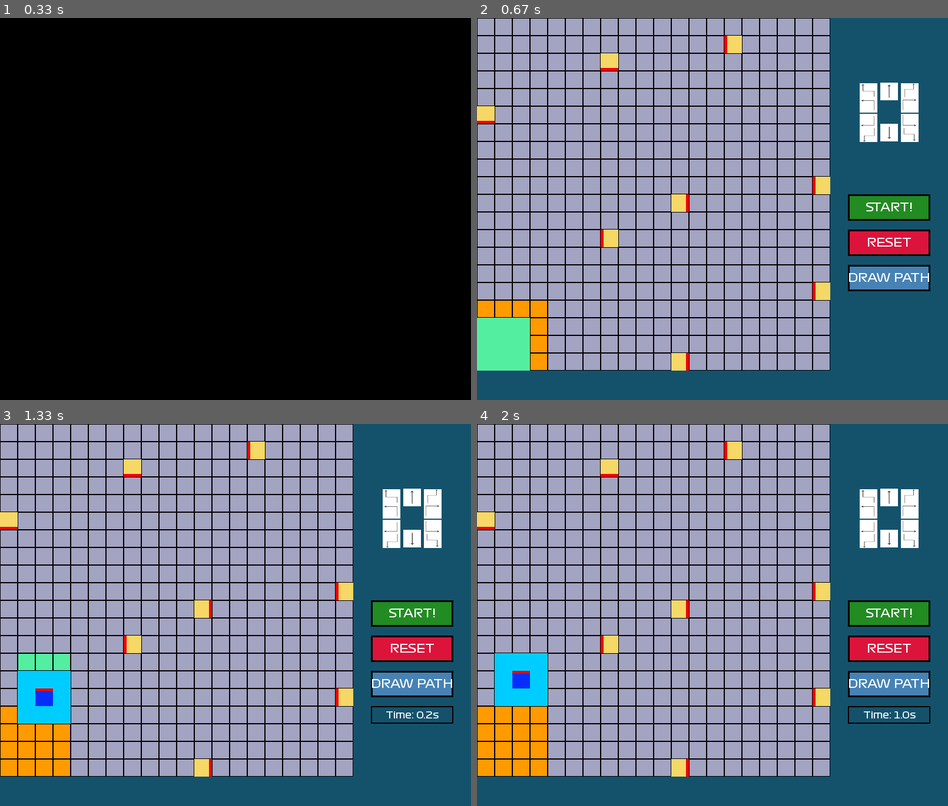
Above: before the commit, frames 1-4 (two rows, left to right).
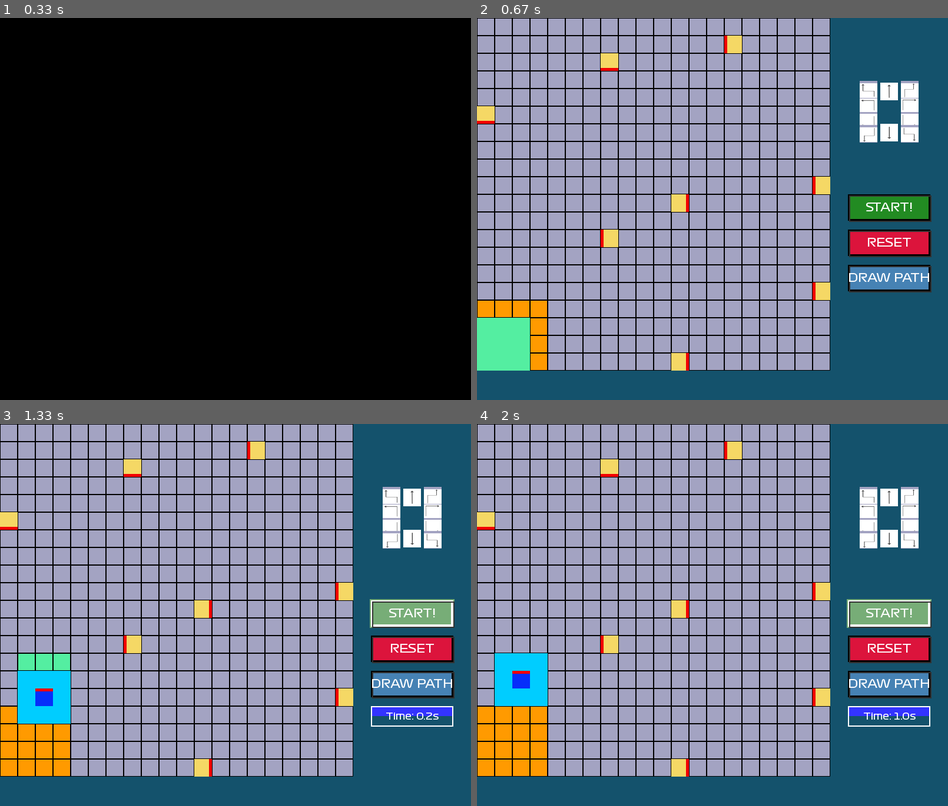
Above: after the commit, the same moments.

Repository: SC2079-MDP-Group-31/MDP-Algo
Game: pygame game, started from main.py
The game is run twice, just before and just after one commit, with the same random seed, the same clock (stepped at 60 frames per second) and the same inputs.
Inputs:
- Up to frame 1 (0.33 s): no input
- Up to frame 2 (0.67 s): tap E at 0.33 s
- Up to frame 3 (1.33 s): click "START!" at 0.85 s
- Up to frame 4 (2 s): no input

Frame 1 is identical in both runs. In frame 2, 0.6% of the frame differs, in the area x 79-97%, y 16-72%; in frame 3, 2.3%, in the area x 78-97%, y 16-80%; in frame 4, 2.3%.

Commit message:
Hover Effect

Diff:
--- a/simulation.py
+++ b/simulation.py
@@ -3,6 +3,7 @@
 import sys
 import time
 from copy import deepcopy
+import math
 
 import pygame
 import pygame.freetype
@@ -28,8 +29,14 @@
 
         # Add state management for buttons
         self.is_executing = False  # Prevent multiple START clicks
-        self.last_click_time = 0   # Prevent rapid clicking
-        self.click_delay = 500     # Minimum delay between clicks (ms)
+        self.last_click_time = 0  # Prevent rapid clicking
+        self.click_delay = 500  # Minimum delay between clicks (ms)
+
+        # Hover effect state management
+        self.hovered_button = None
+        self.hovered_movement = None
+        self.hover_animation_time = 0
+        self.last_mouse_pos = (0, 0)
 
         pygame.mouse.set_visible(True)
         pygame.display.set_caption("MDP 34 GRAND PRIX SIMULATOR")
@@ -165,21 +172,76 @@
                 rect = pygame.Rect(y, x, cell_size, cell_size)
                 pygame.draw.rect(self.screen, constants.BLACK, rect, 1)
 
-    def drawButtons(self, xpos, ypos, bgcolor, text, textColor, length, width):
-        """Draw a button with text"""
+    def _get_hover_color(self, base_color, hover_intensity=0.3):
+        """Generate a lighter version of a color for hover effects"""
+        return tuple(min(255, int(c + (255 - c) * hover_intensity)) for c in base_color)
+
+    def _get_glow_effect(self, rect, color, intensity=20):
+        """Create a glowing border effect around a rectangle"""
+        for i in range(3):
+            glow_rect = pygame.Rect(rect.x - i, rect.y - i, rect.width + 2 * i, rect.height + 2 * i)
+            glow_color = (*color, max(50 - i * 15, 10))
+            pygame.draw.rect(self.screen, color, glow_rect, 2)
+
+    def drawButtons(self, xpos, ypos, bgcolor, text, textColor, length, width, is_hovered=False, is_disabled=False):
+        """Draw a button with text and hover effects"""
+        # Determine button colors based on state
+        if is_disabled:
+            bg_color = (100, 100, 100)
+            text_color = (150, 150, 150)
+            border_color = (80, 80, 80)
+        elif is_hovered:
+            bg_color = self._get_hover_color(bgcolor, 0.4)
+            text_color = textColor
+            border_color = constants.WHITE
+        else:
+            bg_color = bgcolor
+            text_color = textColor
+            border_color = constants.BLACK
+
+        # Create button rectangle
         button_rect = pygame.Rect(xpos, ypos, length, width)
-        pygame.draw.rect(self.screen, bgcolor, button_rect)
-
-        text_surface = self.font.render(text, True, textColor)
-        text_rect = text_surface.get_rect(
-            center=(button_rect.x + length // 2, button_rect.y + width // 2)
-        )
+
+        # Add glow effect for hovered buttons
+        if is_hovered and not is_disabled:
+            self._get_glow_effect(button_rect, bg_color)
+
+        # Draw main button
+        pygame.draw.rect(self.screen, bg_color, button_rect)
+
+        # Draw border with appropriate thickness
+        border_width = 4 if is_hovered else 3
+        pygame.draw.rect(self.screen, border_color, button_rect, border_width)
+
+        # Add subtle shadow effect
+        if not is_disabled:
+            shadow_rect = pygame.Rect(xpos + 2, ypos + 2, length, width)
+            pygame.draw.rect(self.screen, (50, 50, 50), shadow_rect, 2)
+
+        # Draw text
+        text_surface = self.font.render(text, True, text_color)
+        text_rect = text_surface.get_rect(center=(xpos + length // 2, ypos + width // 2))
         self.screen.blit(text_surface, text_rect)
 
-    def drawImage(self, image, xpos, ypos, bgcolor, length, width):
-        """Draw an image centered in a rectangle"""
-        rect = image.get_rect()
-        rect.center = (xpos + length // 2, ypos + width // 2)
+    def drawImage(self, image, xpos, ypos, bgcolor, length, width, is_hovered=False):
+        """Draw an image centered in a rectangle with hover effects"""
+        # Create background rectangle
+        bg_rect = pygame.Rect(xpos, ypos, length, width)
+
+        # Apply hover effects
+        if is_hovered:
+            hover_color = self._get_hover_color(bgcolor, 0.3)
+            pygame.draw.rect(self.screen, hover_color, bg_rect)
+            pygame.draw.rect(self.screen, constants.WHITE, bg_rect, 3)
+            # Add a subtle scale effect by adjusting image position
+            scale_offset = 2
+            rect = image.get_rect()
+            rect.center = (xpos + length // 2 - scale_offset, ypos + width // 2 - scale_offset)
+        else:
+            pygame.draw.rect(self.screen, bgcolor, bg_rect)
+            rect = image.get_rect()
+            rect.center = (xpos + length // 2, ypos + width // 2)
+
         self.screen.blit(image, rect)
 
     def _drawObstacleDirection(self, x, y, direction, color, size):
@@ -196,8 +258,51 @@
             self.screen.fill(color, rect)
             pygame.draw.rect(self.screen, color, rect, 5)
 
+    def _check_button_hover(self, mouse_x, mouse_y):
+        """Check which button is being hovered over"""
+        button_width = 140
+        button_height = 45
+        button_x = 630
+        button_spacing = 60
+
+        # Check main control buttons
+        buttons = [
+            ("start", button_x, 300),
+            ("reset", button_x, 300 + button_spacing),
+            ("draw_path", button_x, 300 + button_spacing * 2)
+        ]
+
+        for button_name, x, y in buttons:
+            if (x <= mouse_x <= x + button_width and y <= mouse_y <= y + button_height):
+                return button_name
+
+        return None
+
+    def _check_movement_hover(self, mouse_x, mouse_y):
+        """Check which movement control is being hovered over"""
+        movement_buttons = [
+            ("forward", 685, 110),
+            ("backward", 685, 180),
+            ("turn_right", 720, 132.5),
+            ("turn_left", 650, 132.5),
+            ("reverse_right", 720, 160),
+            ("reverse_left", 650, 160),
+            ("northeast", 720, 107.5),
+            ("northwest", 650, 107.5),
+            ("southeast", 720, 182.5),
+            ("southwest", 650, 182.5)
+        ]
+
+        button_size = constants.GRID_CELL_LENGTH * constants.SCALING_FACTOR
+
+        for button_name, x, y in movement_buttons:
+            if (x <= mouse_x <= x + button_size and y <= mouse_y <= y + button_size):
+                return button_name
+
+        return None
+
     def drawObstaclesButton(self, obstacles, color):
-        """Draw obstacles and control images"""
+        """Draw obstacles and control images with hover effects"""
         size = constants.GRID_CELL_LENGTH * constants.SCALING_FACTOR
 
         # Draw obstacles
@@ -209,26 +314,32 @@
             self.selectObstacles(x, y, size, constants.GOLD)
             self._drawObstacleDirection(x, y, direction, color, size)
 
-        # Draw control images
+        # Draw control images with hover effects
         control_images = [
-            ("images/MoveForward.png", 685, 110),
-            ("images/MoveBackward.png", 685, 180),
-            ("images/TurnForwardRight.png", 720, 132.5),
-            ("images/TurnForwardLeft.png", 650, 132.5),
-            ("images/TurnReverseRight.png", 720, 160),
-            ("images/TurnReverseLeft.png", 650, 160),
-            ("images/slantForwardRight.png", 720, 107.5),
-            ("images/slantForwardLeft.png", 650, 107.5),
-            ("images/slantBackwardsRight.png", 720, 182.5),
-            ("images/slantBackwardsLeft.png", 650, 182.5)
+            ("images/MoveForward.png", 685, 110, "forward"),
+            ("images/MoveBackward.png", 685, 180, "backward"),
+            ("images/TurnForwardRight.png", 720, 132.5, "turn_right"),
+            ("images/TurnForwardLeft.png", 650, 132.5, "turn_left"),
+            ("images/TurnReverseRight.png", 720, 160, "reverse_right"),
+            ("images/TurnReverseLeft.png", 650, 160, "reverse_left"),
+            ("images/slantForwardRight.png", 720, 107.5, "northeast"),
+            ("images/slantForwardLeft.png", 650, 107.5, "northwest"),
+            ("images/slantBackwardsRight.png", 720, 182.5, "southeast"),
+            ("images/slantBackwardsLeft.png", 650, 182.5, "southwest")
         ]
 
-        for image_path, x_pos, y_pos in control_images:
+        for image_path, x_pos, y_pos, button_name in control_images:
             try:
                 img = pygame.image.load(image_path).convert()
-                self.drawImage(img, x_pos, y_pos, constants.GREY, size, size)
+                is_hovered = (self.hovered_movement == button_name)
+                self.drawImage(img, x_pos, y_pos, constants.GREY, size, size, is_hovered)
             except pygame.error:
-                pass  # Skip if image not found
+                # Draw a placeholder rectangle if image not found
+                is_hovered = (self.hovered_movement == button_name)
+                bg_color = constants.LIGHT_BLUE if is_hovered else constants.GREY
+                rect = pygame.Rect(x_pos, y_pos, size, size)
+                pygame.draw.rect(self.screen, bg_color, rect)
+                pygame.draw.rect(self.screen, constants.BLACK, rect, 2)
 
     def _checkBounds(self, new_x, new_y, gridSize, cellSize):
         """Check if new position is within grid bounds"""
@@ -424,34 +535,44 @@
                 break
 
     def draw(self, x, y):
-        """Draw all UI elements"""
+        """Draw all UI elements with hover effects"""
+        # Update hover states
+        self.hovered_button = self._check_button_hover(x, y)
+        self.hovered_movement = self._check_movement_hover(x, y)
+
+        # Update animation timer for subtle effects
+        self.hover_animation_time = pygame.time.get_ticks() / 1000.0
+
         # Improved button layout with better spacing and colors
-        button_width = 140  # Wider buttons
-        button_height = 45  # Taller buttons
-        button_x = 630     # Slightly left position
-        button_spacing = 60 # More space between buttons
+        button_width = 140
+        button_height = 45
+        button_x = 630
+        button_spacing = 60
 
         # Change START button color based on execution state
-        start_color = (34, 139, 34) if not self.is_executing else (100, 100, 100)  # Grey when executing
+        start_color = (34, 139, 34) if not self.is_executing else (100, 100, 100)
         start_text = "START!" if not self.is_executing else "RUNNING..."
-
+        start_disabled = self.is_executing
+
+        # Button specifications with hover states
         button_specs = [
-            (button_x, 300, start_color, start_text, constants.WHITE),
-            (button_x, 300 + button_spacing, (220, 20, 60), "RESET", constants.WHITE),  # Crimson red
-            (button_x, 300 + button_spacing * 2, (70, 130, 180), "DRAW PATH", constants.WHITE)  # Steel blue
+            ("start", button_x, 300, start_color, start_text, constants.WHITE, start_disabled),
+            ("reset", button_x, 300 + button_spacing, (220, 20, 60), "RESET", constants.WHITE, False),
+            ("draw_path", button_x, 300 + button_spacing * 2, (70, 130, 180), "DRAW PATH", constants.WHITE, False)
         ]
 
-        for x_pos, y_pos, bg_color, text, text_color in button_specs:
-            # Draw button with border
-            button_rect = pygame.Rect(x_pos, y_pos, button_width, button_height)
-            pygame.draw.rect(self.screen, bg_color, button_rect)
-            pygame.draw.rect(self.screen, constants.BLACK, button_rect, 3)  # Black border
-
-            # Draw text with better font
-            text_surface = self.font.render(text, True, text_color)
-            text_rect = text_surface.get_rect(center=button_rect.center)
-            self.screen.blit(text_surface, text_rect)
-
+        for button_name, x_pos, y_pos, bg_color, text, text_color, is_disabled in button_specs:
+            is_hovered = (self.hovered_button == button_name and not is_disabled)
+
+            # Add pulsing effect for START button when ready
+            if button_name == "start" and not is_disabled and is_hovered:
+                pulse = abs(math.sin(self.hover_animation_time * 3)) * 0.2 + 0.8
+                bg_color = tuple(int(c * pulse) for c in bg_color)
+
+            self.drawButtons(x_pos, y_pos, bg_color, text, text_color,
+                             button_width, button_height, is_hovered, is_disabled)
+
+        # Draw obstacles and movement controls with hover effects
         obstacles_to_draw = self.obstacles if self.obstacles else []
         self.drawObstaclesButton(obstacles_to_draw, constants.RED)
 
@@ -478,16 +599,21 @@
                 (y * constants.GRID_CELL_LENGTH * constants.SCALING_FACTOR) + half_cell
             ))
 
-        # Draw path lines
+        # Draw path lines with animated effect
         for i in range(1, len(path_points)):
             print(f"Drawing line from {path_points[i - 1]} to {path_points[i]}")
             self.updatingDisplay()
-            pygame.draw.lines(self.screen, constants.RED, True,
-                              [path_points[i - 1], path_points[i]], 3)
+
+            # Draw thicker line with glow effect
+            for thickness in range(5, 0, -1):
+                alpha = 255 - (5 - thickness) * 40
+                color = (*constants.RED, alpha)
+                pygame.draw.lines(self.screen, constants.RED, False,
+                                  [path_points[i - 1], path_points[i]], thickness)
             pygame.display.update()
 
     def updateTime(self, startTime, currentTime):
-        """Update the timer display"""
+        """Update the timer display with improved styling"""
         if not startTime:
             return
 
@@ -495,16 +621,20 @@
         timer_x = 630
         timer_y = 480
         timer_width = 140
-        timer_height = 30
+        timer_height = 35
 
         rect = pygame.Rect(timer_x, timer_y, timer_width, timer_height)
-        self.screen.fill(constants.DEEP_BLUE, rect)
-        pygame.draw.rect(self.screen, constants.BLACK, rect, 2)
+
+        # Add subtle gradient background
+        pygame.draw.rect(self.screen, constants.DEEP_BLUE, rect)
+        pygame.draw.rect(self.screen, constants.DARK_BLUE,
+                         pygame.Rect(timer_x, timer_y, timer_width, timer_height // 2))
+        pygame.draw.rect(self.screen, constants.WHITE, rect, 2)
 
         elapsed_time = currentTime - startTime
         timer_text = f"Time: {elapsed_time:.1f}s"
 
-        # Draw timer with smaller font
+        # Draw timer with improved font
         timer_font = pygame.font.Font("fonts/Formula1-Regular.ttf", 16)
         text_surface = timer_font.render(timer_text, True, constants.WHITE)
         text_rect = text_surface.get_rect(center=rect.center)
@@ -626,16 +756,17 @@
             else:
                 print("Already executing! Please wait or press RESET to stop.")
 
-        # Reset button - FIX: Make sure this actually resets the position
-        elif (button_x < x < button_x + button_width) and (300 + button_spacing < y < 300 + button_spacing + button_height):
+        # Reset button
+        elif (button_x < x < button_x + button_width) and (
+                300 + button_spacing < y < 300 + button_spacing + button_height):
             print("RESET BUTTON CLICKED!")
             self.is_executing = False  # Stop any current execution
 
             # Clear the old robot from display first
             if hasattr(self, 'currentPos'):
                 self.drawRobot(self.currentPos,
-                              constants.GRID_CELL_LENGTH * constants.SCALING_FACTOR,
-                              constants.GREY, constants.GREY, constants.GREY)
+                               constants.GRID_CELL_LENGTH * constants.SCALING_FACTOR,
+                               constants.GREY, constants.GREY, constants.GREY)
 
             # Reset everything
             self.reset(self.bot)
@@ -650,7 +781,8 @@
                 self.movement(x, y, constants.GRID_CELL_LENGTH * constants.SCALING_FACTOR, 25)
 
         # Draw shortest path button
-        elif (button_x < x < button_x + button_width) and (300 + button_spacing * 2 < y < 300 + button_spacing * 2 + button_height):
+        elif (button_x < x < button_x + button_width) and (
+                300 + button_spacing * 2 < y < 300 + button_spacing * 2 + button_height):
             if not self.is_executing:  # Only allow when not executing
                 self.drawShortestPath(self.bot)
 
@@ -705,6 +837,10 @@
         while True:
             self.updatingDisplay()
             x, y = pygame.mouse.get_pos()
+
+            # Store last mouse position for smooth animations
+            self.last_mouse_pos = (x, y)
+
             self.draw(x, y)
 
             for event in pygame.event.get():
